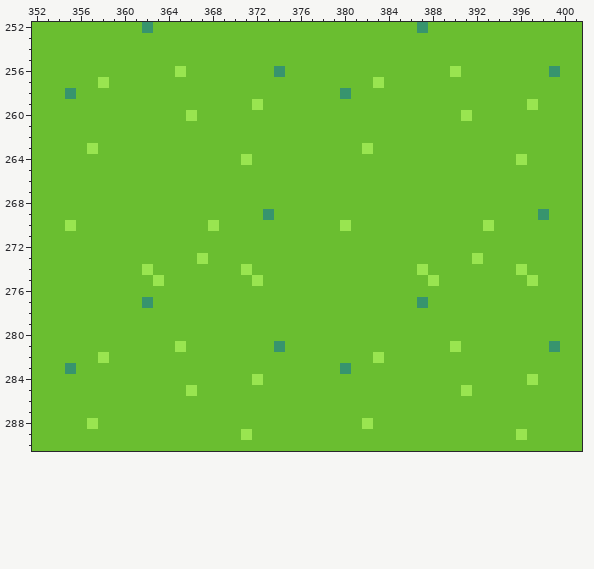
Pixel-art file, stored at sprites/mockups/mockup_2.ase. The picture above is the old version.
500x300 pixels, 1 frame. Colours within 5 levels of each other are drawn and written as one. Shown: x 352..401, y 252..290. The old version is drawn lined up with the new one, on the new canvas.
The same view after the edit:
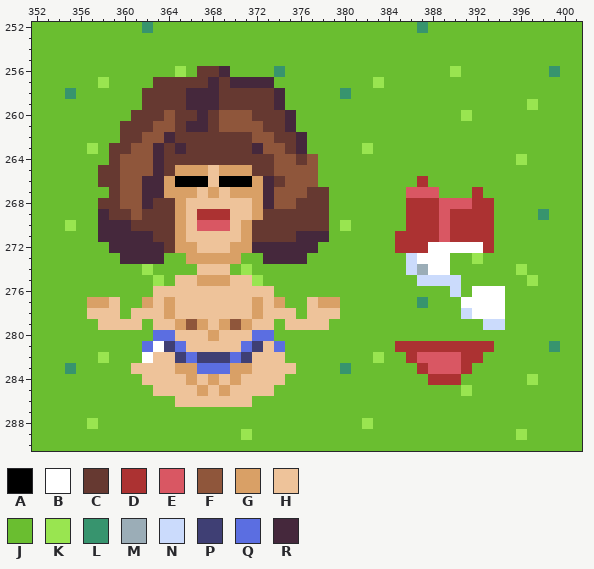
Palette (. is transparent): A #000000  B #ffffff  C #663931  D #ac3232  E #d95763  F #8f563b  G #d9a066  H #eec39a  J #6abe30  K #99e550  L #37946e  M #9badb7  N #cbdbfc  P #3f3f74  Q #5b6ee1  R #45283c
The exact change:
canvas 500x300 -> 500x400
@@ x 352..401 @@
 255 JJJJJJJJJJJJJJJJJJJJJJJJJJJJJJJJJJJJJJJJJJJJJJJJJJ
-256 JJJJJJJJJJJJJKJJJJJJJJLJJJJJJJJJJJJJJJKJJJJJJJJLJJ
-257 JJJJJJKJJJJJJJJJJJJJJJJJJJJJJJJKJJJJJJJJJJJJJJJJJJ
-258 JJJLJJJJJJJJJJJJJJJJJJJJJJJJLJJJJJJJJJJJJJJJJJJJJJ
-259 JJJJJJJJJJJJJJJJJJJJKJJJJJJJJJJJJJJJJJJJJJJJJKJJJJ
-260 JJJJJJJJJJJJJJKJJJJJJJJJJJJJJJJJJJJJJJJKJJJJJJJJJJ
-261 JJJJJJJJJJJJJJJJJJJJJJJJJJJJJJJJJJJJJJJJJJJJJJJJJJ
-262 JJJJJJJJJJJJJJJJJJJJJJJJJJJJJJJJJJJJJJJJJJJJJJJJJJ
-263 JJJJJKJJJJJJJJJJJJJJJJJJJJJJJJKJJJJJJJJJJJJJJJJJJJ
-264 JJJJJJJJJJJJJJJJJJJKJJJJJJJJJJJJJJJJJJJJJJJJKJJJJJ
-265 JJJJJJJJJJJJJJJJJJJJJJJJJJJJJJJJJJJJJJJJJJJJJJJJJJ
-266 JJJJJJJJJJJJJJJJJJJJJJJJJJJJJJJJJJJJJJJJJJJJJJJJJJ
-267 JJJJJJJJJJJJJJJJJJJJJJJJJJJJJJJJJJJJJJJJJJJJJJJJJJ
-268 JJJJJJJJJJJJJJJJJJJJJJJJJJJJJJJJJJJJJJJJJJJJJJJJJJ
-269 JJJJJJJJJJJJJJJJJJJJJLJJJJJJJJJJJJJJJJJJJJJJJJLJJJ
-270 JJJKJJJJJJJJJJJJKJJJJJJJJJJJKJJJJJJJJJJJJKJJJJJJJJ
-271 JJJJJJJJJJJJJJJJJJJJJJJJJJJJJJJJJJJJJJJJJJJJJJJJJJ
-272 JJJJJJJJJJJJJJJJJJJJJJJJJJJJJJJJJJJJJJJJJJJJJJJJJJ
-273 JJJJJJJJJJJJJJJKJJJJJJJJJJJJJJJJJJJJJJJJKJJJJJJJJJ
-274 JJJJJJJJJJKJJJJJJJJKJJJJJJJJJJJJJJJKJJJJJJJJKJJJJJ
-275 JJJJJJJJJJJKJJJJJJJJKJJJJJJJJJJJJJJJKJJJJJJJJKJJJJ
-276 JJJJJJJJJJJJJJJJJJJJJJJJJJJJJJJJJJJJJJJJJJJJJJJJJJ
-277 JJJJJJJJJJLJJJJJJJJJJJJJJJJJJJJJJJJLJJJJJJJJJJJJJJ
-278 JJJJJJJJJJJJJJJJJJJJJJJJJJJJJJJJJJJJJJJJJJJJJJJJJJ
-279 JJJJJJJJJJJJJJJJJJJJJJJJJJJJJJJJJJJJJJJJJJJJJJJJJJ
-280 JJJJJJJJJJJJJJJJJJJJJJJJJJJJJJJJJJJJJJJJJJJJJJJJJJ
-281 JJJJJJJJJJJJJKJJJJJJJJLJJJJJJJJJJJJJJJKJJJJJJJJLJJ
-282 JJJJJJKJJJJJJJJJJJJJJJJJJJJJJJJKJJJJJJJJJJJJJJJJJJ
-283 JJJLJJJJJJJJJJJJJJJJJJJJJJJJLJJJJJJJJJJJJJJJJJJJJJ
-284 JJJJJJJJJJJJJJJJJJJJKJJJJJJJJJJJJJJJJJJJJJJJJKJJJJ
-285 JJJJJJJJJJJJJJKJJJJJJJJJJJJJJJJJJJJJJJJKJJJJJJJJJJ
-286 JJJJJJJJJJJJJJJJJJJJJJJJJJJJJJJJJJJJJJJJJJJJJJJJJJ
+256 JJJJJJJJJJJJJKJCCRJJJJLJJJJJJJJJJJJJJJKJJJJJJJJLJJ
+257 JJJJJJKJJJJCCCCCRCRRRRJJJJJJJJJKJJJJJJJJJJJJJJJJJJ
+258 JJJLJJJJJJCCCCRRRCCCCCRJJJJJLJJJJJJJJJJJJJJJJJJJJJ
+259 JJJJJJJJJJCCCCRRRCCCCCRJJJJJJJJJJJJJJJJJJJJJJKJJJJ
+260 JJJJJJJJJCCCFCCRCFFFCCCRJJJJJJJJJJJJJJJKJJJJJJJJJJ
+261 JJJJJJJJCCCFFCRRCFFFFCCRJJJJJJJJJJJJJJJJJJJJJJJJJJ
+262 JJJJJJJJCCFFRCCCCCCCFFCCRJJJJJJJJJJJJJJJJJJJJJJJJJ
+263 JJJJJKJCCFFRCRCCCCCCRFFCRJJJJJKJJJJJJJJJJJJJJJJJJJ
+264 JJJJJJJCFFFRCCCCCCCCCCFFCFJJJJJJJJJJJJJJJJJJKJJJJJ
+265 JJJJJJCCFFFRCGGGHGGGCCFFFFJJJJJJJJJJJJJJJJJJJJJJJJ
+266 JJJJJJCCFFRRGAAAHAAAGRCFFFJJJJJJJJJDJJJJJJJJJJJJJJ
+267 JJJJJJJCFFRRGGGHGHGGGRFFFCCJJJJJJJEEEJJJDJJJJJJJJJ
+268 JJJJJJCCFFRCCGHHHHHHGRFFCCCJJJJJJJDDDEEEDDJJJJJJJJ
+269 JJJJJJRCCFCCCGHDDDHHGCCCCCCJJJJJJJDDDEDDDDJJJJLJJJ
+270 JJJKJJRRRCCCCGHEEEHGCCCCCCCJKJJJJJDDDEDDDDJJJJJJJJ
+271 JJJJJJRRRRRCCGHHHHHGCCCCRRRJJJJJJDDDDEDDDDJJJJJJJJ
+272 JJJJJJJRRRRRCGGHHHGGRRRRRRJJJJJJJDDDBBBBBDJJJJJJJJ
+273 JJJJJJJJRRRRJJGGGGGJJRRRRJJJJJJJJJNBBBJJKJJJJJJJJJ
+274 JJJJJJJJJJKJJJJHHHJKJJJJJJJJJJJJJJNMBBJJJJJJKJJJJJ
+275 JJJJJJJJJJJKJHHGGGHHKJJJJJJJJJJJJJJNNNNJJJJJJKJJJJ
+276 JJJJJJJJJJJHHHHHHHHHHHJJJJJJJJJJJJJJJJNJBBBJJJJJJJ
+277 JJJJJGGHJJGHGHHHHHHHGHGJJHGGJJJJJJJLJJJBBBBJJJJJJJ
+278 JJJJJHHHJHHHGHHHHHHHGHHHJHHHJJJJJJJJJJJNBBBJJJJJJJ
+279 JJJJJJHHHHJHHGFGHGFGHHJHHHHJJJJJJJJJJJJJJNNJJJJJJJ
+280 JJJJJJJJJJJQQHHHGHHHQQJJJJJJJJJJJJJJJJJJJJJJJJJJJJ
+281 JJJJJJJJJJQBPQHHHHHQPHQJJJJJJJJJJDDDDDDDDDJJJJJLJJ
+282 JJJJJJKJJJBHHPQPPPQPHHHJJJJJJJJKJJDEEEEDDJJJJJJJJJ
+283 JJJLJJJJJHHHHGGQQQGGHHHHJJJJLJJJJJJDEEEDJJJJJJJJJJ
+284 JJJJJJJJJJHHHHGHGHGHHHHJJJJJJJJJJJJJDDDJJJJJJKJJJJ
+285 JJJJJJJJJJJHHHHGHGHHHHJJJJJJJJJJJJJJJJJKJJJJJJJJJJ
+286 JJJJJJJJJJJJJHHHHHHHJJJJJJJJJJJJJJJJJJJJJJJJJJJJJJ
 287 JJJJJJJJJJJJJJJJJJJJJJJJJJJJJJJJJJJJJJJJJJJJJJJJJJ
Pixel boxes of the changes (left, top, right, bottom) in both pictures:
changed: (87, 66, 340, 407)
changed: (395, 176, 505, 385)
